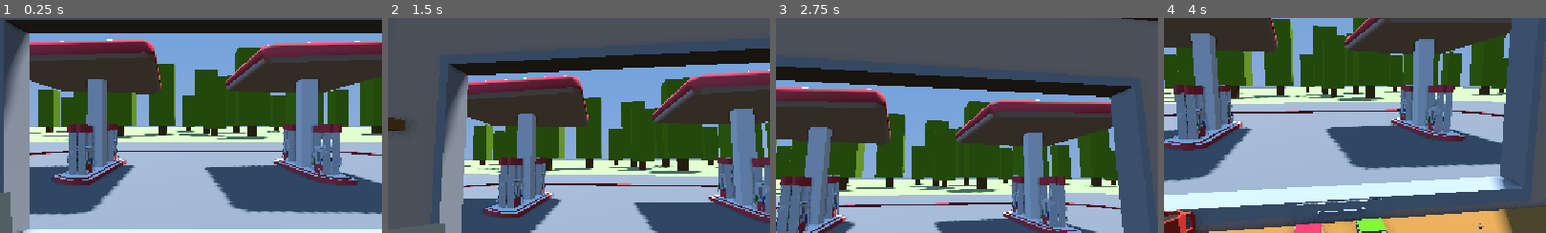
Above: before the commit, frames 1-4 (left to right).
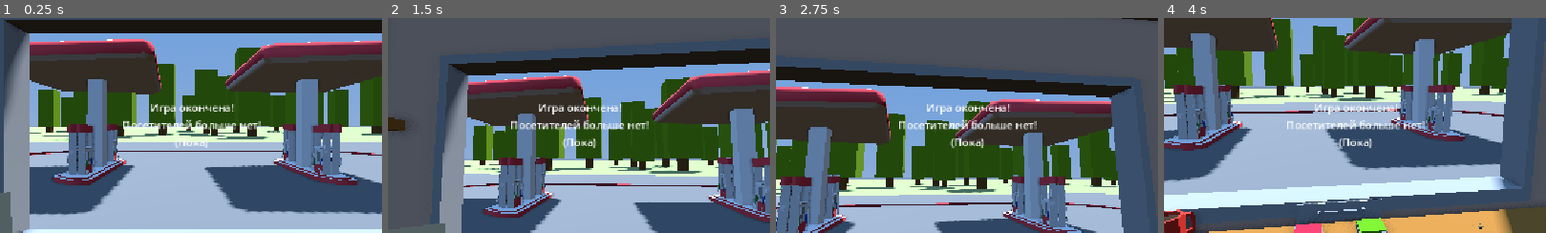
Above: after the commit, the same moments.

Repository: RolicsVin/AZS
Game: Godot game, scene res://scenes/game.tscn
Two runs of this game, one before a commit and one after it. Both use one fixed random seed, a clock stepped at 60 frames per second and the inputs below. This scene is started directly instead of the project's main scene.
Inputs (mouse positions are % of the whole screen's width and height, from its top left):
- Up to frame 1 (0.25 s): no input
- Up to frame 2 (1.5 s): tap Enter (ui_accept) at 0.5, 0.77 s; move the mouse to (72, 45) at 0.52 s; hold Right (ui_right) 0.53-1.28 s; click (72, 45) at 0.6 s; move the mouse to (30, 55) at 1.27 s; hold Down (ui_down) from 1.28 s (still down); click (30, 55) at 1.35 s
- Up to frame 3 (2.75 s): tap Enter (ui_accept) at 1.52 s; move the mouse to (60, 28) at 2.02 s; release Down (ui_down) at 2.03 s; hold Right (ui_right) from 2.03 s (still down); click (60, 28) at 2.1 s
- Up to frame 4 (4 s): move the mouse to (45, 70) at 2.77 s; release Right (ui_right) at 2.78 s; hold Up (ui_up) 2.78-3.53 s; click (45, 70) at 2.85 s; tap Enter (ui_accept) at 3.02, 3.77 s; move the mouse to (80, 65) at 3.52 s; hold Left (ui_left) from 3.53 s (still down); click (80, 65) at 3.6 s
The pictures show only the part of the screen within x 25-75%, y 25-75%; the shares and areas given below are measured in that part.

The runs differ from the first frame. In frame 1, 1.3% of the frame differs, in the area x 32-69%, y 40-61%; in frame 2, 1.6%; in frame 3, 1.5%; in frame 4, 1.3%.
Error before the commit: Parse Error: Could not find type "Event" in the current scope. (res://scenes/game.gd:63)

Commit message:
Refactor work and event sequence architecture

Diff:
--- a/core/classes/resources/event.gd
+++ b/core/classes/resources/event.gd
@@ -1,7 +1,4 @@
-## Событие
-class_name event extends Resource
+## Текстовое событие внутри рабочей смены.
+class_name Event extends Resource
 
-@export var event_text: String ## Текст события
-@export var anim_name: String ## Имя анимации события
-@export var money: int ## Деньги, которое приносит событие
-@export var respect: int ## Сколько доверия будет получено
+@export_multiline var event_text: String ## Текст, который отображается игроку
